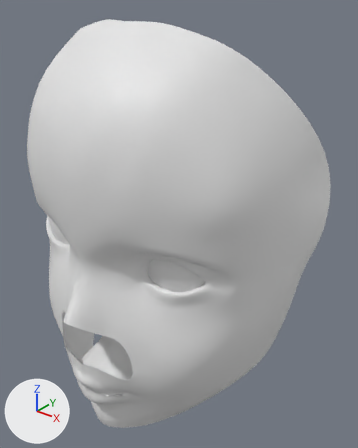
The Blender file character_anatomy/character1.blend as it was, and as the next commit left it.
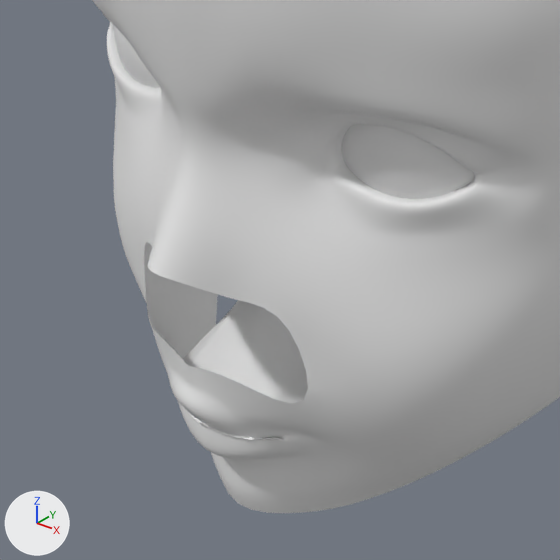
Each version appears first whole from a 50 mm camera at (0.1419, -0.2052, 0.8072) aimed at (0.0156, -0.0473, 0.7093), and next in a close-up on the part from 0% to 68% of the width and 46% to 100% of the height. Arrows for +X, +Y and +Z are at lower left; the lights stay in place. The last two pictures show the newer version.
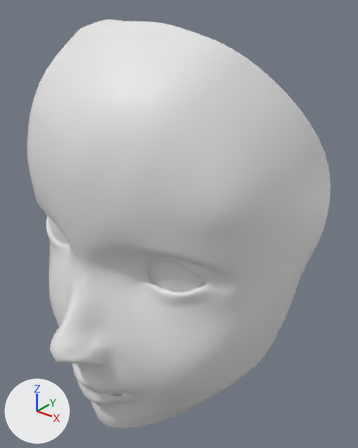
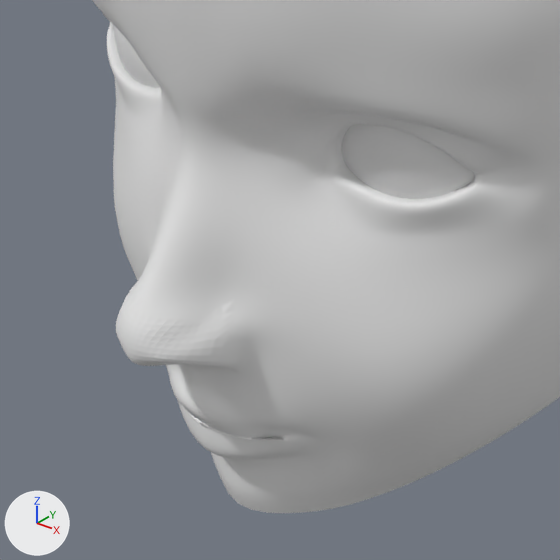
Where the change shows, as pixel boxes [x1, y1, x2, y2] in the close-ups (560 x 560 px):
part 1 of me_plane_001, reshaped: before [118, 185, 422, 462]; after [116, 186, 422, 462]

What changed in the scene script:
```text
Change me_plane_001:
    used by ob_plane; location = (0.0, 0.0, 0.0)
    remove me_plane_001.from_pydata(...)  # 191 vertices, 158 faces; spans x 0.0..0.073, y -0.105..-0.016, z 0.609..0.795
    add me_plane_001.from_pydata(...)  # 217 vertices, 185 faces; spans x 0.0..0.073, y -0.111..-0.016, z 0.609..0.795
    me_plane_001 part 1
    1 vertex is removed from x 0.011, y -0.098, z 0.658
    2 faces are deleted
    8 vertices move from x 0.0..0.026, y -0.105..-0.087, z 0.646..0.681 to x 0.0..0.025, y -0.107..-0.087, z 0.65..0.681
    27 vertices are added at x 0.0..0.014, y -0.111..-0.092, z 0.656..0.674
    16 new faces join them, smooth
    13 new faces join them
```
